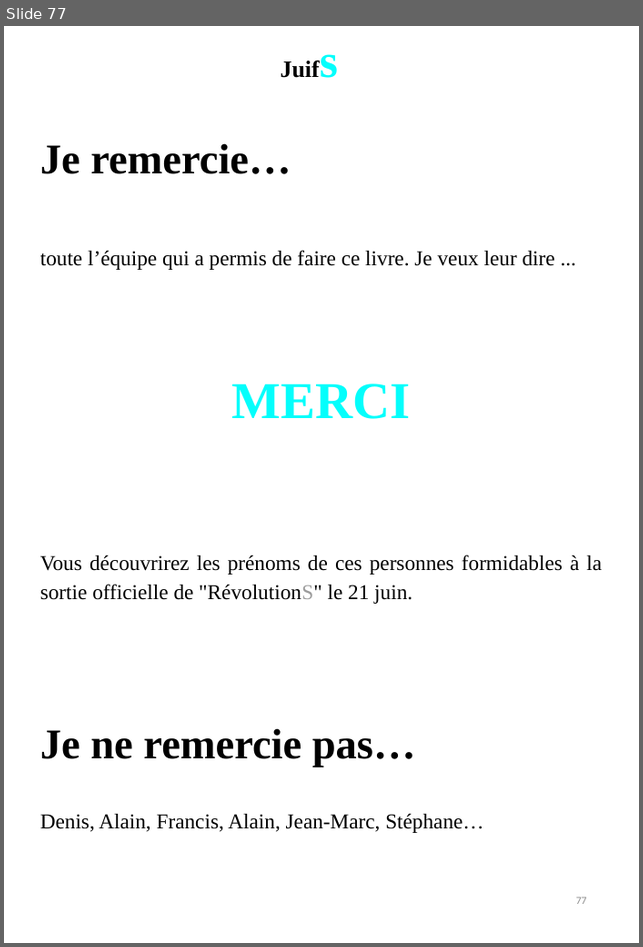
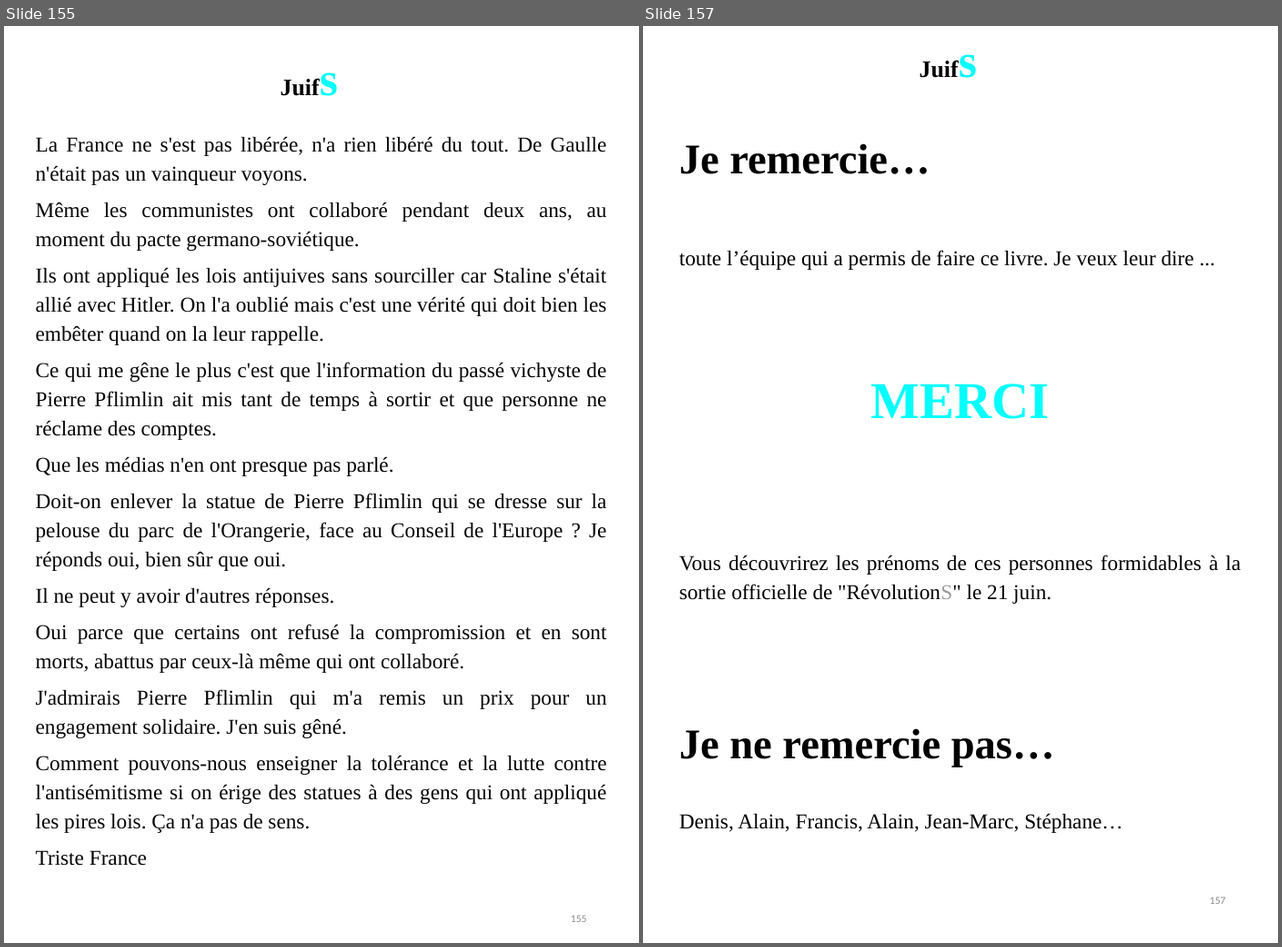
Before and after one commit to BenjaminLOUIS84/e_commerce, a slide deck: e_commerce/public/ppsx/tome2.ppsx. Shown side by side, each under a label of ours: slide 77 before the commit, slides 155 and 157 after it; the slides between them are not shown. The pictures are 643x947 and 1282x947 pixels, drawn with LibreOffice and Linux fonts; fonts in the diff are those of the drawing. Boxes give left, top, right and bottom in pixels: in the first picture for what was removed or moved away, otherwise in the second. Text is boxed around its words. In the diff, an @@ line names an element or a change of style, - is before the commit and + after.

```diff
--- a/e_commerce/public/ppsx/tome2.ppsx
+++ b/e_commerce/public/ppsx/tome2.ppsx
@@ slide 155 added at (x1=4, y1=26, x2=639, y2=943), background #FFFFFF @@
@@ text added at (x1=272, y1=44, x2=353, y2=136), 20.1 pt, text #000000, bold @@
+Juifs
@@ text added at (x1=36, y1=136, x2=607, y2=866), 18 pt, text #050505 @@
+La France ne s'est pas libérée, n'a rien libéré du tout. De Gaulle n'était pas un vainqueur voyons.
+Même les communistes ont collaboré pendant deux ans, au moment du pacte germano-soviétique.
+Ils ont appliqué les lois antijuives sans sourciller car Staline s'était allié avec Hitler. On l'a oublié mais c'est une vérité qui doit bien les embêter quand on la leur rappelle.
+Ce qui me gêne le plus c'est que l'information du passé vichyste de Pierre Pflimlin ait mis tant de temps à sortir et que personne ne réclame des comptes.
+Que les médias n'en ont presque pas parlé.
+Doit-on enlever la statue de Pierre Pflimlin qui se dresse sur la pelouse du parc de l'Orangerie, face au Conseil de l'Europe ? Je réponds oui, bien sûr que oui.
+Il ne peut y avoir d'autres réponses.
+Oui parce que certains ont refusé la compromission et en sont morts, abattus par ceux-là même qui ont collaboré.
+J'admirais Pierre Pflimlin qui m'a remis un prix pour un engagement solidaire. J'en suis gêné.
+Comment pouvons-nous enseigner la tolérance et la lutte contre l'antisémitisme si on érige des statues à des gens qui ont appliqué les pires lois. Ça n'a pas de sens.
+Triste France
@@ page number added at (x1=571, y1=915, x2=587, y2=922), 9 pt, text #8C8C8C @@
+155
@@ what was slide 77 is now slide 157 @@
@@ page number at (x1=1210, y1=897, x2=1226, y2=904): text changed @@
-77
+157
```
Also in this commit, not shown: 3 slides changed, 79 other slides added.
